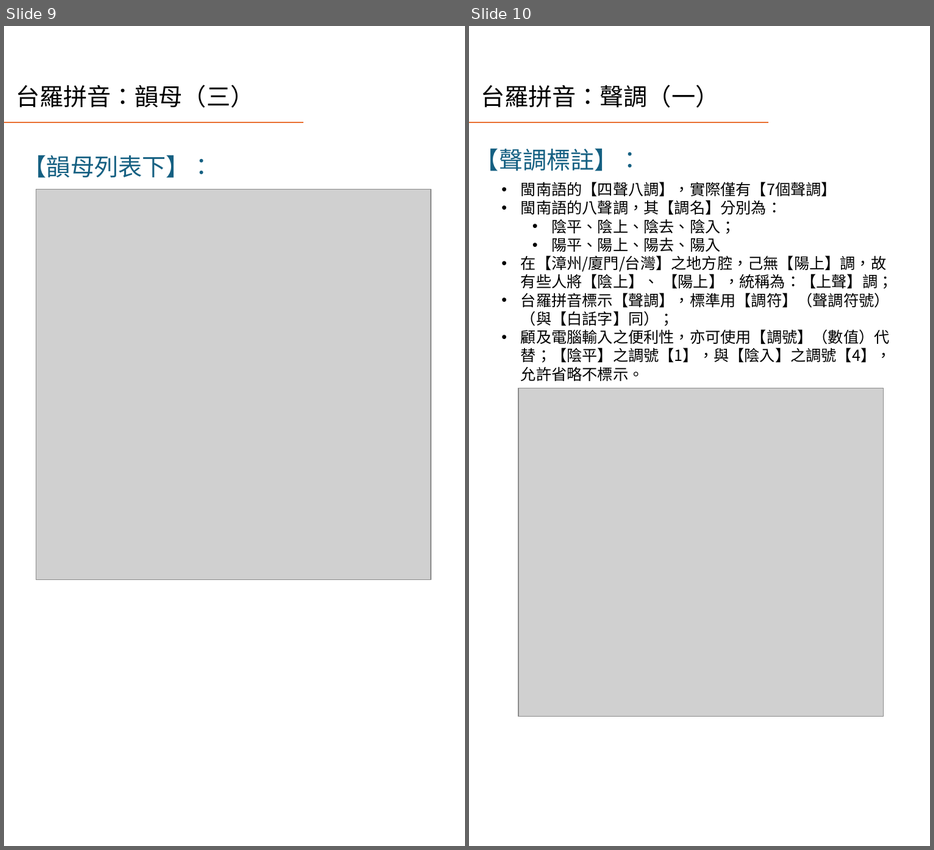
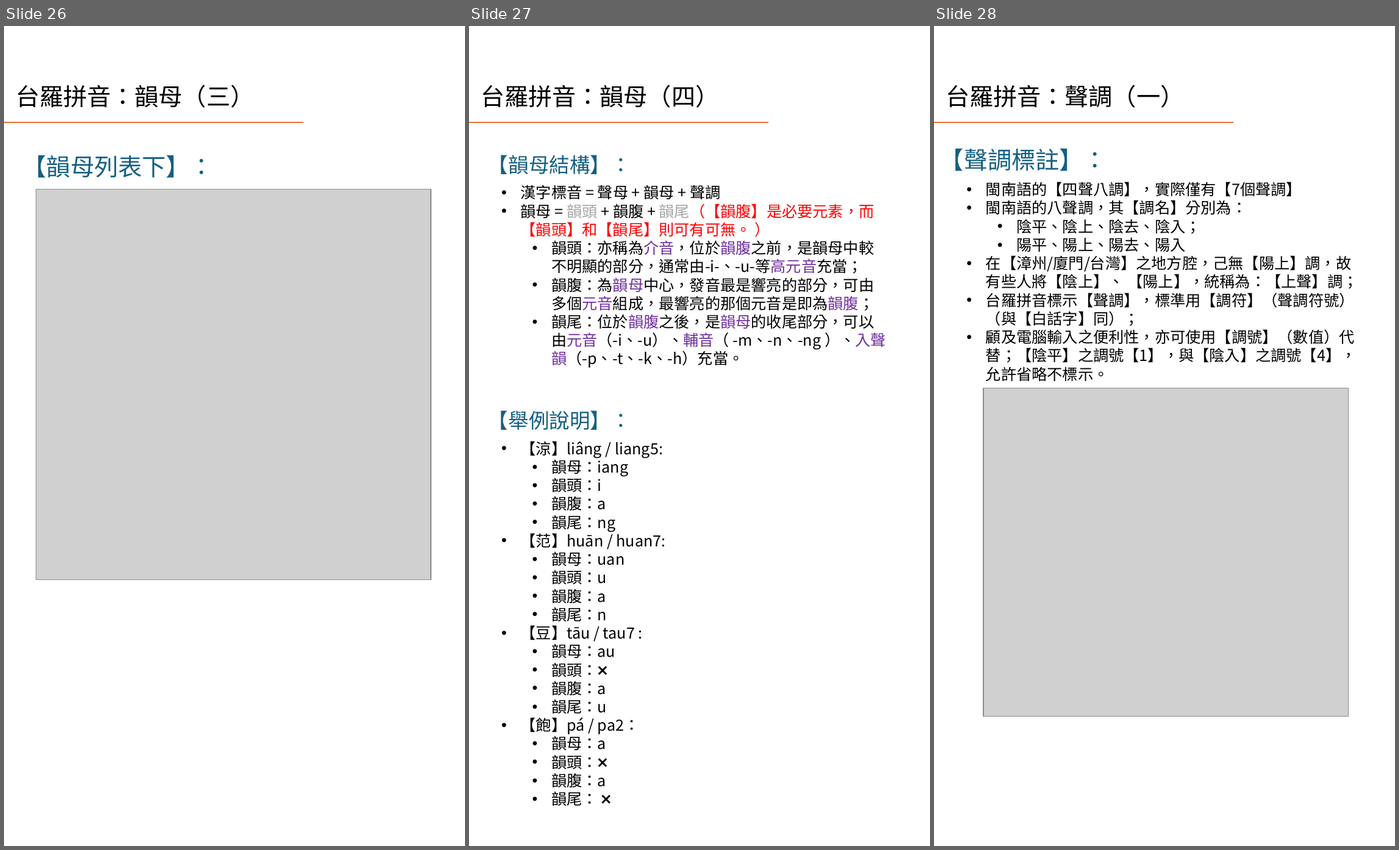
Before and after one commit to AlanJui/Piau-Im, a slide deck: Documents/十五音教材/閩南語之四聲八調與變調規則.pptx. Shown side by side, each under a label of ours: slides 9 and 10 before the commit, slides 26, 27 and 28 after it. The pictures are 934x850 and 1399x850 pixels, drawn with LibreOffice and Linux fonts; fonts in the diff are those of the drawing; grey boxes stand for pictures. Boxes give left, top, right and bottom in pixels: in the first picture for what was removed or moved away, otherwise in the second. Text is boxed around its words. In the diff, an @@ line names an element or a change of style, - is before the commit and + after.

```diff
--- a/Documents/十五音教材/閩南語之四聲八調與變調規則.pptx
+++ b/Documents/十五音教材/閩南語之四聲八調與變調規則.pptx
@@ slide 27 added at (469, 26, 930, 846), background #FFFFFF; not listed: 1 template element that a slide beside it also shows @@
@@ title added at (481, 85, 719, 108), 28 pt, text #000000 @@
+台羅拼音：韻母（四）
@@ text added at (488, 155, 631, 174), 24 pt, text #156082 @@
+【韻母結構】：
@@ text added at (521, 185, 886, 368), 18 pt, text #000000 @@
+• 漢字標音 = 聲母 + 韻母 + 聲調
+• 韻母 = 韻頭 + 韻腹 + 韻尾（【韻腹】是必要元素，而【韻頭】和【韻尾】則可有可無。 ）
+  • 韻頭：亦稱為介音，位於韻腹之前，是韻母中較不明顯的部分，通常由-i-、-u-等高元音充當；
+  • 韻腹：為韻母中心，發音最是響亮的部分，可由多個元音組成，最響亮的那個元音是即為韻腹；
+  • 韻尾：位於韻腹之後，是韻母的收尾部分，可以由元音（-i、-u）、輔音（ -m、-n、-ng ）、入聲韻（-p、-t、-k、-h）充當。
@@ text added at (488, 410, 631, 430), 24 pt, text #156082 @@
+【舉例說明】：
@@ text added at (521, 441, 666, 806), 18 pt, text #000000 @@
+• 【涼】liâng / liang5:
+  • 韻母：iang
+  • 韻頭：i
+  • 韻腹：a
+  • 韻尾：ng
+• 【范】huān / huan7:
+  • 韻母：uan
+  • 韻頭：u
+  • 韻腹：a
+  • 韻尾：n
+• 【豆】tāu / tau7 :
+  • 韻母：au
+  • 韻頭：❌
+  • 韻腹：a
+  • 韻尾：u
+• 【飽】pá / pa2：
+  • 韻母：a
+  • 韻頭：❌
+  • 韻腹：a
+  • 韻尾： ❌
@@ what was slide 9 is now slide 26 @@
@@ what was slide 10 is now slide 28 @@
```
Also in this commit, not shown: 7 slides changed, 1 other slide added, 28 other files.
